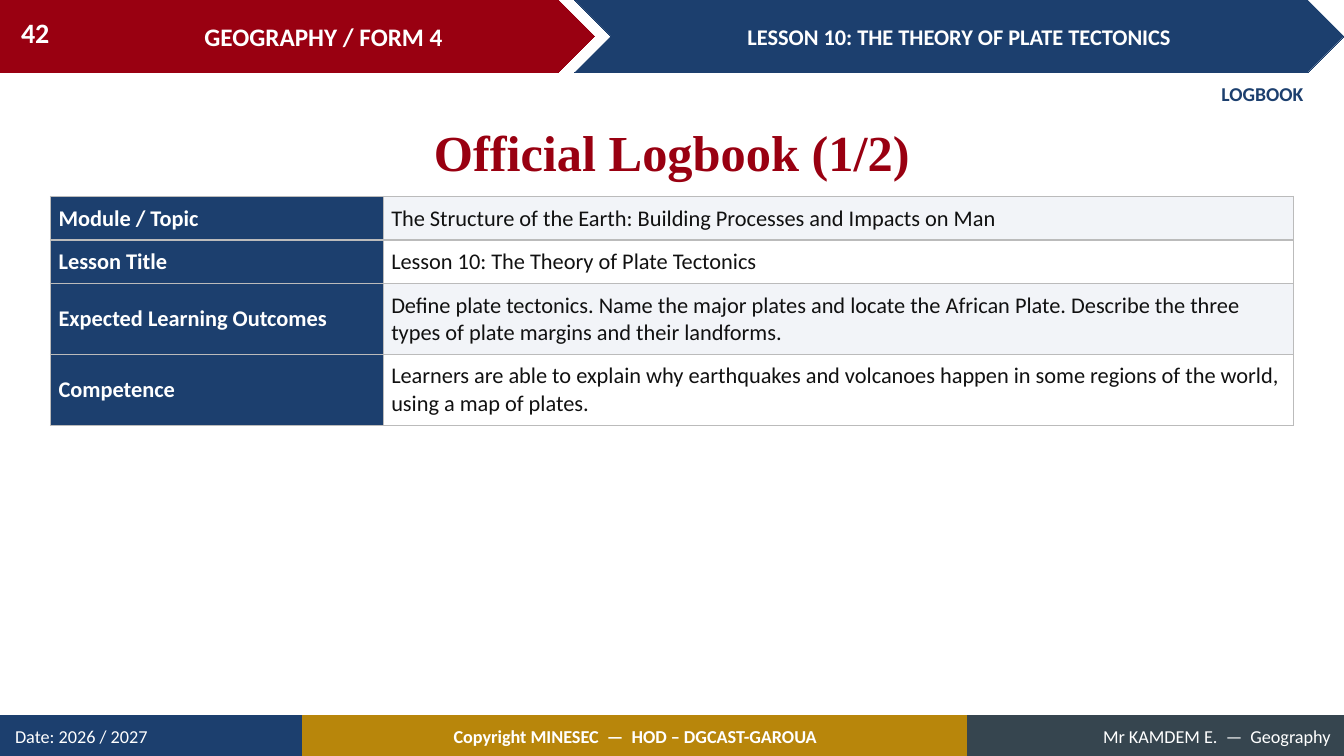
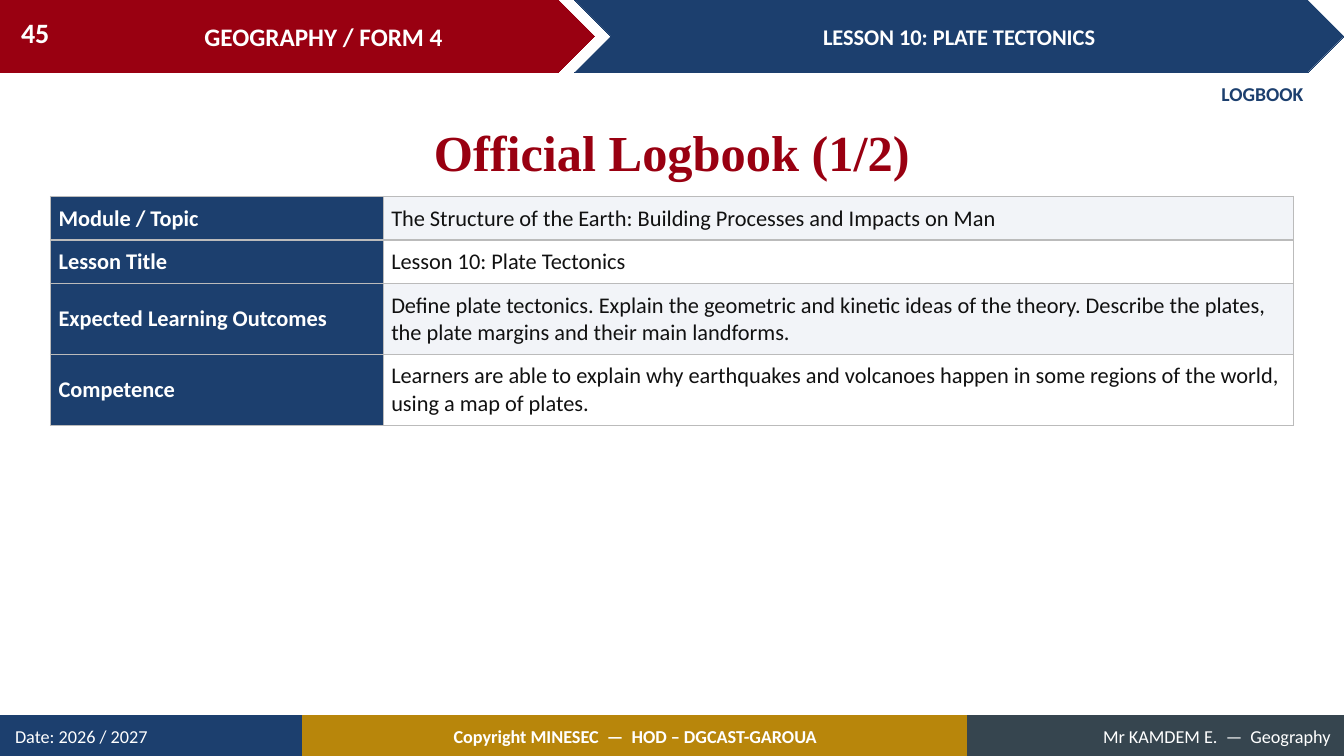
Before and after one commit to Berthautk/linea-github, a slide deck: slide 45 of lecons/F3/13_FORM4_LESSON10_Plate_Tectonics.pptx (slide 42 before the commit). Drawn at 1344x756 pixels with LibreOffice and Linux fonts; fonts in the diff are those of the drawing. Boxes give left, top, right and bottom in pixels: in the first picture for what was removed or moved away, otherwise in the second. Text is boxed around its words. In the diff, an @@ line names an element or a change of style, - is before the commit and + after.

```diff
--- a/lecons/F3/13_FORM4_LESSON10_Plate_Tectonics.pptx
+++ b/lecons/F3/13_FORM4_LESSON10_Plate_Tectonics.pptx
@@ page number at (21,24,49,43): text changed @@
-42
+45
@@ text in chevron at (823,30,1095,45): text changed @@
-LESSON 10: THE THEORY OF PLATE TECTONICS
+LESSON 10: PLATE TECTONICS
@@ table at (50,197,1294,419) @@
-row 2, column 2: Lesson 10: The Theory of Plate Tectonics
+row 2, column 2: Lesson 10: Plate Tectonics
-row 3, column 2: Define plate tectonics. Name the major plates and locate the African Plate. Describe the three types of plate margins and their landforms.
+row 3, column 2: Define plate tectonics. Explain the geometric and kinetic ideas of the theory. Describe the plates, the plate margins and their main landforms.
```
Also in this commit, not shown: 42 other slides changed, 5 slides added, 2 slides removed, 15 other files.
